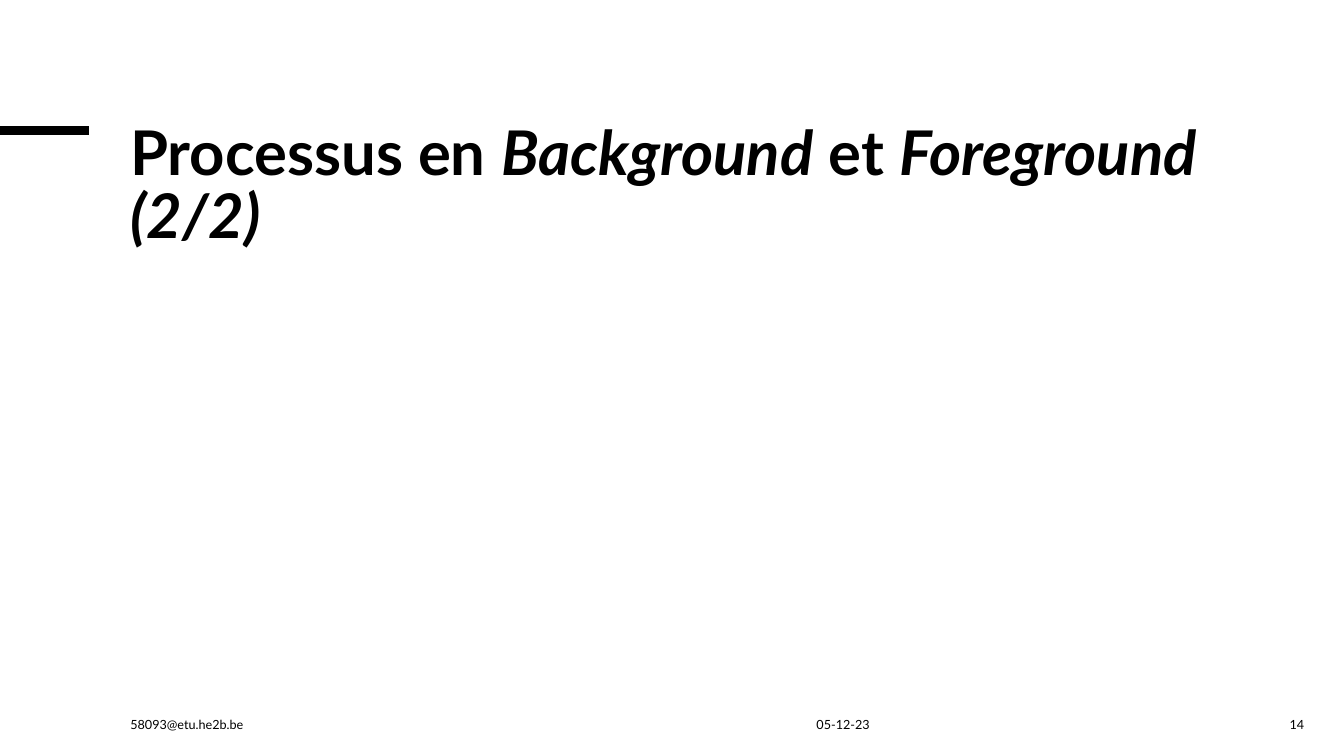
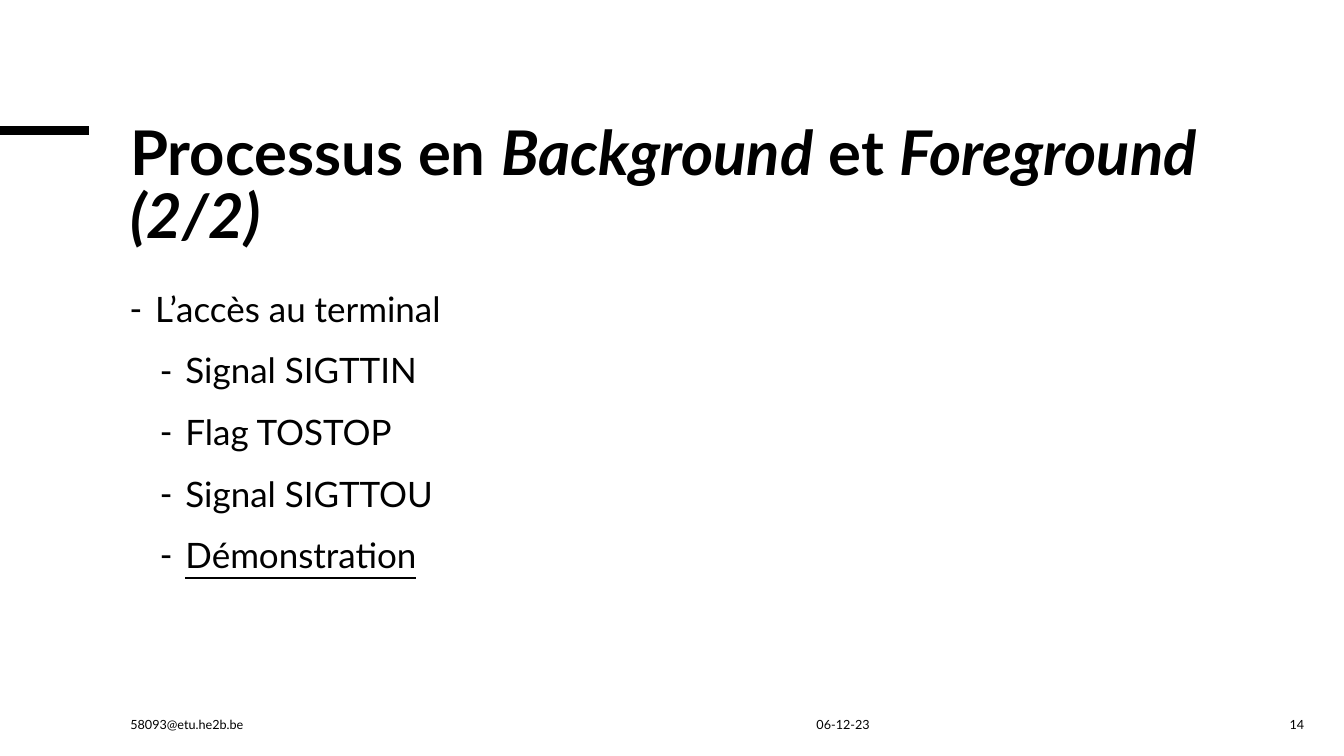
Before and after one commit to FilipeDevs/job_control_linux, a slide deck: slide 14 of Pereira_Martins_Filipe_Controle_De_Jobs.pptx. Drawn at 1344x756 pixels with LibreOffice and Linux fonts; fonts in the diff are those of the drawing; background and template pictures are left out. Boxes give left, top, right and bottom in pixels: in the first picture for what was removed or moved away, otherwise in the second. Text is boxed around its words. In the diff, an @@ line names an element or a change of style, - is before the commit and + after.

```diff
--- a/Pereira_Martins_Filipe_Controle_De_Jobs.pptx
+++ b/Pereira_Martins_Filipe_Controle_De_Jobs.pptx
@@ text added at bbox=[155, 295, 441, 569], 25 pt, text #000000 @@
+– L’accès au terminal
+  – Signal SIGTTIN
+  – Flag TOSTOP
+  – Signal SIGTTOU
+  – Démonstration
@@ text at bbox=[816, 720, 869, 729]: text changed @@
-05-12-23
+06-12-23
```
Also in this commit, not shown: 12 other slides changed, 1 slide added.
